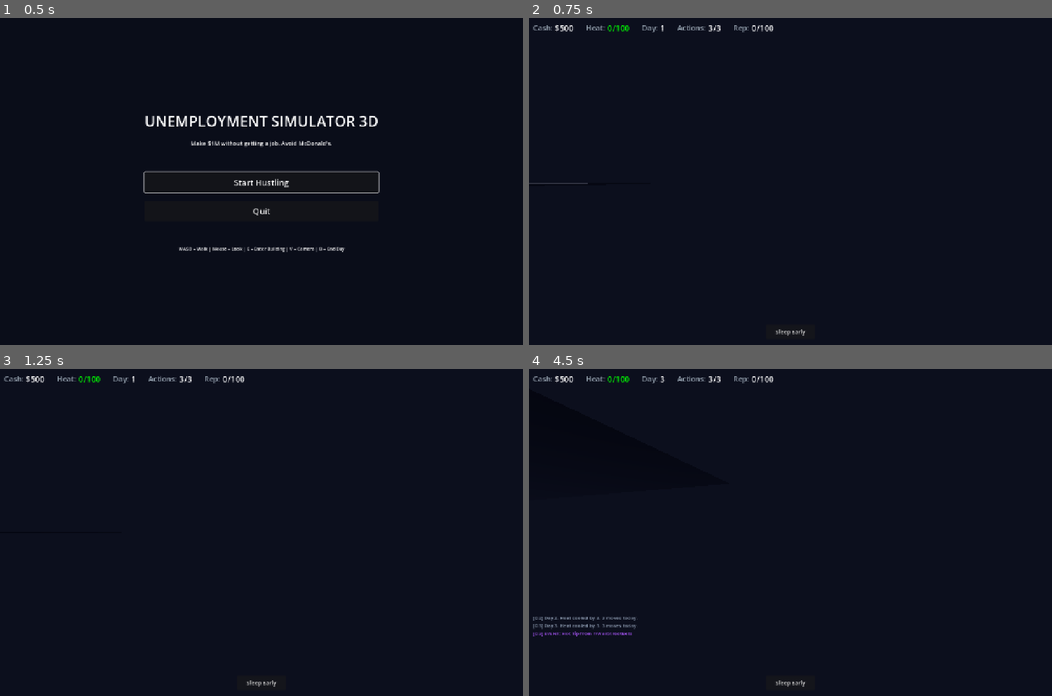
Above: before the commit, frames 1-4 (two rows, left to right).
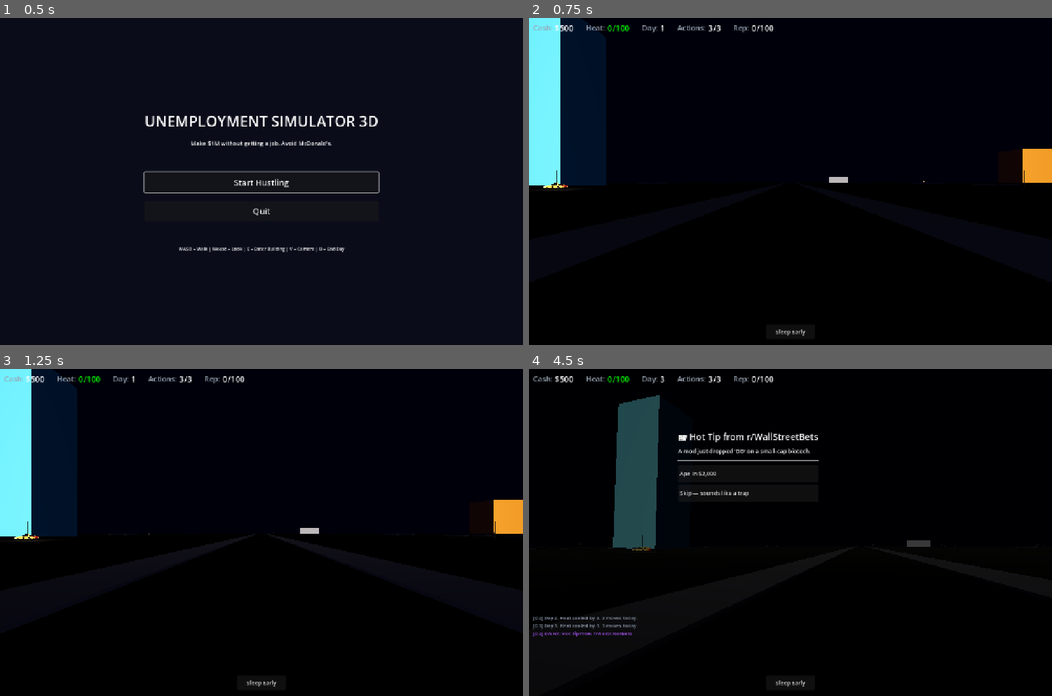
Above: after the commit, the same moments.

Repository: buttergolemcode/unemploymentsimulator
Game: Godot game, scene res://scenes/MainMenu.tscn
Same seed, same stepped clock (60 frames per second), same inputs: the game is played once before the commit and once after it.
Inputs (mouse positions are in pixels of both pictures, inside the frame that each line leads up to):
- Up to frame 1 (0.5 s): no input
- Up to frame 2 (0.75 s): click "Start Hustling" at 0.5 s
- Up to frame 3 (1.25 s): no input
- Up to frame 4 (4.5 s): click "Sleep Early" at 1.25 s; click "OK" at 2 s; tap Enter at 2.75 s; move the mouse to (816, 532) at 2.77 s; hold W 2.78-4.25 s; tap V at 2.85 s; click (816, 532) at 2.92 s; tap Space at 3.02, 3.77 s; move the mouse to (764, 532) at 3.52 s; tap E at 3.6 s; click "OK" at 4.25 s

Frame 1 is identical in both runs. In frame 2, 46% of the frame differs, in the area x 0-100%, y 0-100%; in frame 3, 46%; in frame 4, 80%.
Error before the commit: Parse Error: Could not resolve class "WorldBuilder", because of a parser error. (res://scripts/GameScene.gd:30)
Error after the commit: Invalid access to property or key 'canyon' on a base object of type 'Dictionary'. (res://scripts/WorldBuilder.gd:699)

Commit message:
Fix: Parse Error at line 936 — comment 'half in water' became part of expression
Bug: My regex replacement left 'Vector3(1390, 4, ship_z + 15), half in water'
The original code had '# next to pier, half in water' as comment, but my
replacement only replaced 'Vector3(540, 4, ship_z + 15)  # next to pier'
and left ', half in water' dangling after the closing paren — making it
look like a comma-separated expression.

Fix: Replaced entire line with clean 'Vector3(1390, 4, ship_z + 15)  # next to pier at new harbor'

Diff:
--- a/godot/scripts/WorldBuilder.gd
+++ b/godot/scripts/WorldBuilder.gd
@@ -933,7 +933,7 @@
 		var s_mesh = BoxMesh.new()
 		s_mesh.size = Vector3(80, 8, 15)  # 80m long, 8m tall, 15m wide ship
 		ship.mesh = s_mesh
-		ship.position = Vector3(1390, 4, ship_z + 15), half in water
+		ship.position = Vector3(1390, 4, ship_z + 15)  # next to pier at new harbor
 		var ship_mat = StandardMaterial3D.new()
 		var ship_colors = ["#1e3a5f", "#1e293b", "#0c4a6e", "#1e3a5f"]
 		ship_mat.albedo_color = Color.from_string(ship_colors[ship_idx % 4], Color(0.12, 0.23, 0.54))
